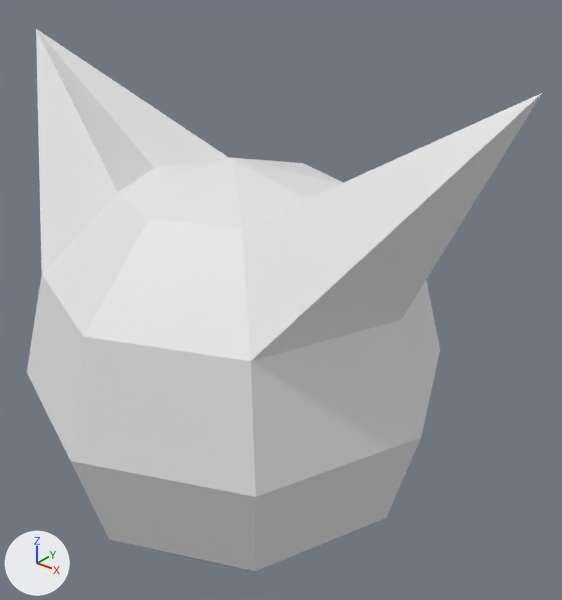
An edit to the Blender file assets/models/cat.blend, drawn before and after from the same camera.
One viewpoint serves both versions: a 50 mm lens placed at (0.968, -1.067, 0.84), pointed at (0.058, 0.071, 0.134). The axes (+X, +Y, +Z) are drawn at lower left. The lights are the same throughout.
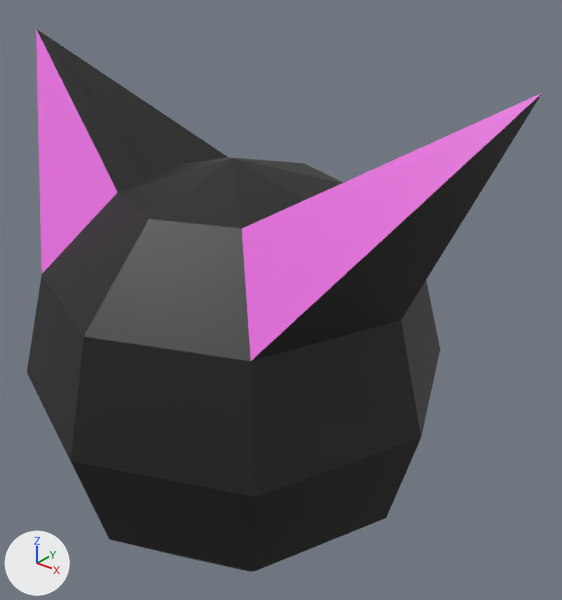
The newer file is also turned or shifted as a whole; pictures and numbers use the older file's frame.

Pixel boxes (x1, y1, x2, y2) of what changed, in the pictures (562 x 600 px):
```json
{"part": 1, "of": "me_sphere", "change": "recoloured", "before": [42, 95, 541, 571], "after": [42, 95, 541, 571], "on screen": "white to black"}
{"part": 2, "of": "me_sphere", "change": "recoloured", "before": [118, 541, 252, 572], "after": [118, 541, 252, 572]}
{"part": 3, "of": "me_sphere", "change": "recoloured", "before": [27, 275, 94, 508], "after": [27, 275, 94, 508], "on screen": "grey to black"}
{"part": 4, "of": "me_sphere", "change": "recoloured", "before": [37, 30, 227, 192], "after": [37, 30, 227, 192], "on screen": "white to black"}
{"part": 5, "of": "me_sphere", "change": "recoloured", "before": [36, 29, 542, 361], "after": [36, 29, 542, 361], "on screen": "white to pink"}
```

The change, as JSON lines over the scene's bpy script:
```json
{"op": "add", "block": "mat_material_001", "code": ["mat_material_001 = principled_material('Material.001')", "mat_material_001.base_color = (0.0112, 0.0112, 0.0112)  # black #1b1b1b"]}
{"op": "add", "block": "mat_material_002", "code": ["mat_material_002 = principled_material('Material.002')", "mat_material_002.base_color = (0.8, 0.147, 0.73)  # pink #e76bde"]}
{"block": "me_sphere", "where": "me_sphere.from_pydata(...)  # 50 vertices, 62 faces; spans x -1.3..1.3, y -1.0..1.0, z -1.0..1.43"}
{"block": "me_sphere", "where": "# used by ob_sphere; location = (0.0, 0.0, 0.0); scale = (0.44, 0.44, 0.44)"}
{"block": "me_sphere", "change": "me_sphere part 1: 30 of the faces centred in x -0.28..0.93, y -0.8..0.8, z -0.25..1.05 switch from no material to mat_material_001 (black #1b1b1b)"}
{"block": "me_sphere", "change": "me_sphere part 2: 16 of the faces centred in x -0.58..0.58, y -0.58..0.58, z -0.91..-0.68 switch from no material to mat_material_001 (black #1b1b1b)"}
{"block": "me_sphere", "change": "me_sphere part 3: 4 of the faces centred in x -0.8..-0.33, y -0.8..-0.33, z -0.25..0.25 switch from no material to mat_material_001 (black #1b1b1b)"}
{"block": "me_sphere", "change": "me_sphere part 4: 4 of the faces centred in x -0.93..-0.72, y -0.2..0.2, z 0.81..1.05 switch from no material to mat_material_001 (black #1b1b1b)"}
{"block": "me_sphere", "change": "me_sphere part 5: all 4 faces centred in x -0.75..0.75, y -0.32..0.32, z 0.93 switch from no material to mat_material_002 (pink #e76bde)"}
```
